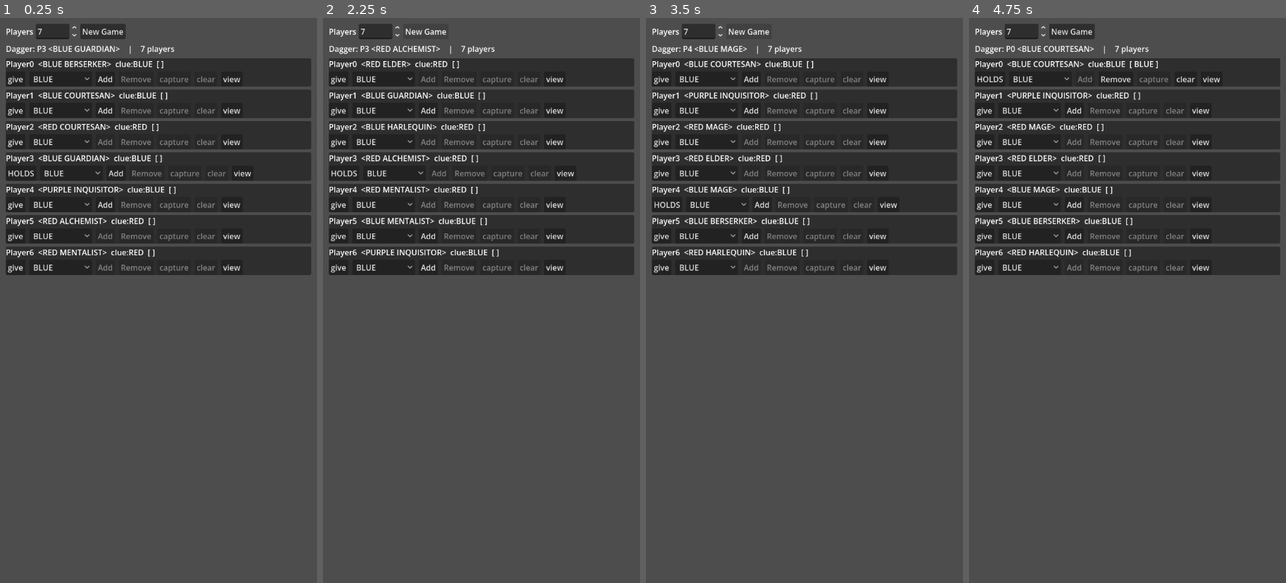
Above: before the commit, frames 1-4 (left to right).
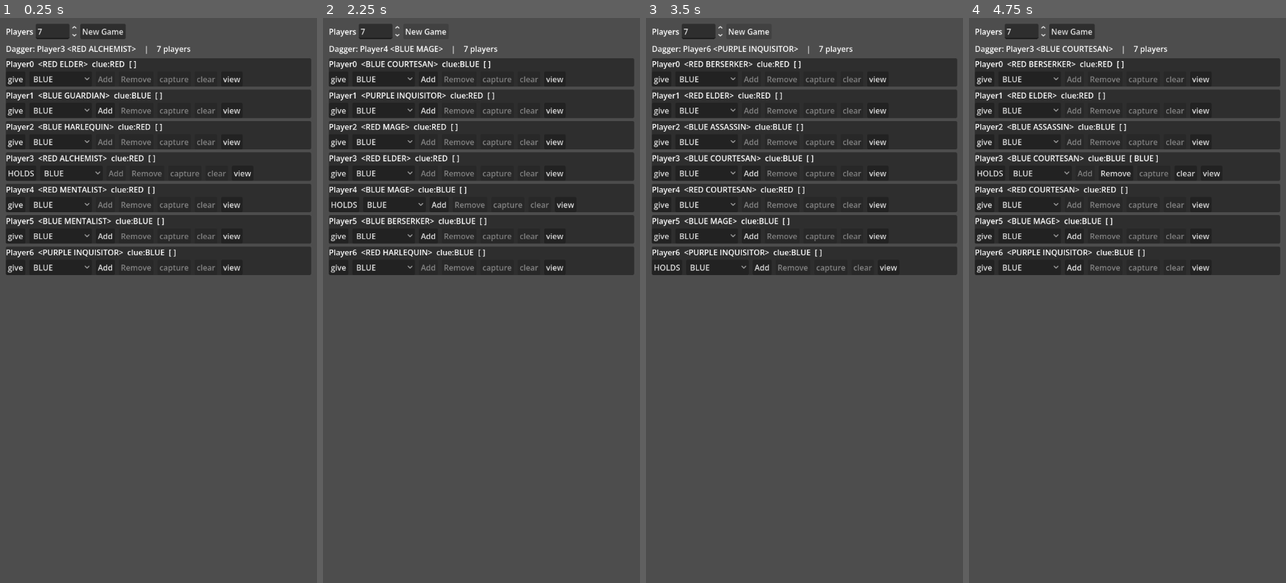
Above: after the commit, the same moments.

Repository: jdbecker/Stabby-Game
Game: Godot game, scene res://game.tscn
Same seed, same stepped clock (60 frames per second), same inputs: the game is played once before the commit and once after it.
Inputs:
- Up to frame 1 (0.25 s): no input
- Up to frame 2 (2.25 s): click "give" at 0.5 s; click "HOLDS" at 1.25 s; click "New Game" at 2 s
- Up to frame 3 (3.5 s): click "New Game" at 2.75 s
- Up to frame 4 (4.75 s): click "BLUE" at 3.5 s; click "Add" at 4.25 s

The runs differ from the first frame. In frame 1, 2.3% of the frame differs, in the area x 13-60%, y 4-45%; in frame 2, 2.8%; in frame 3, 3.0%; in frame 4, 3.1%, in the area x 2-80%, y 4-45%.

Commit message:
implement pass knife via prompt

Diff:
--- a/game.gd
+++ b/game.gd
@@ -64,14 +64,11 @@
 	BLUE_COURTESAN,
 ]
 
+@onready var dev_panel: DevPanel = $DevPanel
+
 var characters: Array[Character]
 var knife_holder: Character
 var last_wounded_character: Character
-var _dev_panel: DevPanel
-
-
-func _init(player_count: int = 7) -> void:
-	start_new_game(player_count)
 
 
 func start_new_game(player_count: int) -> void:
@@ -97,8 +94,7 @@
 		var character := characters[i]
 		character.name = "Player%s" % i
 
-	if _dev_panel != null:
-		_dev_panel.setup(characters, knife_holder)
+	dev_panel.setup(characters)
 	_update_dev_panel()
 
 	knife_holder = characters[randi() % characters.size()]
@@ -116,16 +112,16 @@
 
 
 func _ready() -> void:
-	_dev_panel = get_node_or_null("DevPanel")
-	if _dev_panel == null:
-		return
-	_dev_panel.new_game_requested.connect(start_new_game)
-	_dev_panel.give_dagger_requested.connect(set_knife_holder)
-	_dev_panel.add_wound_requested.connect(_on_add_wound_requested)
-	_dev_panel.remove_wound_requested.connect(remove_wound)
-	_dev_panel.capture_requested.connect(capture)
-	_dev_panel.clear_wounds_requested.connect(clear_wounds)
-	_dev_panel.setup(characters, knife_holder)
+	dev_panel.new_game_requested.connect(start_new_game)
+	dev_panel.pass_knife_requested.connect(set_knife_holder)
+	dev_panel.add_wound_requested.connect(_on_add_wound_requested)
+	dev_panel.remove_wound_requested.connect(remove_wound)
+	dev_panel.capture_requested.connect(capture)
+	dev_panel.clear_wounds_requested.connect(clear_wounds)
+
+	start_new_game(7)
+
+	dev_panel.setup(characters)
 
 
 func _on_add_wound_requested(character: Character, wound_type: CharacterStats.Wound) -> void:
@@ -209,8 +205,8 @@
 
 
 func _update_dev_panel() -> void:
-	if _dev_panel != null:
-		_dev_panel.update_state(knife_holder)
+	if dev_panel != null:
+		dev_panel.update_state()
 
 
 func clan_leader(clan: CharacterStats.Clan) -> Character:
--- a/game.tscn
+++ b/game.tscn
@@ -1,9 +1,9 @@
-[gd_scene load_steps=2 format=3]
+[gd_scene format=3 uid="uid://cip5a8em0dw4d"]
 
-[ext_resource type="Script" path="res://game.gd" id="1_game"]
-[ext_resource type="PackedScene" path="res://ui/dev_panel.tscn" id="2_dev_panel"]
+[ext_resource type="Script" uid="uid://dtu3lewel4s6o" path="res://game.gd" id="1_game"]
+[ext_resource type="PackedScene" uid="uid://dxne70xfkuepv" path="res://ui/dev_panel.tscn" id="2_dev_panel"]
 
-[node name="Game" type="Node"]
+[node name="Game" type="Node" unique_id=2103089058]
 script = ExtResource("1_game")
 
-[node name="DevPanel" parent="." instance=ExtResource("2_dev_panel")]
+[node name="DevPanel" parent="." unique_id=288138371 instance=ExtResource("2_dev_panel")]
--- a/ui/dev_panel.gd
+++ b/ui/dev_panel.gd
@@ -1,7 +1,7 @@
 class_name DevPanel
 extends Control
 
-signal give_dagger_requested(character: Character)
+signal pass_knife_requested(character: Character)
 signal add_wound_requested(character: Character, wound_type: CharacterStats.Wound)
 signal remove_wound_requested(character: Character, wound_type: CharacterStats.Wound)
 signal capture_requested(character: Character)
@@ -18,7 +18,6 @@
 @onready var _player_list: VBoxContainer = %PlayerList
 
 var _characters: Array[Character]
-var _knife_holder: Character
 var _views: Array[PlayerView]
 
 
@@ -39,31 +38,35 @@
 		add_child(view)
 		view.hide()
 		_views.append(view)
+
+		view.pass_knife_requested.connect(pass_knife_requested.emit)
+
 		var row: PlayerRow = PLAYER_ROW.instantiate()
 		_player_list.add_child(row)
 		row.setup(i, character)
-		row.give_dagger_requested.connect(give_dagger_requested.emit)
+		row.pass_knife_requested.connect(pass_knife_requested.emit)
 		row.add_wound_requested.connect(add_wound_requested.emit)
 		row.remove_wound_requested.connect(remove_wound_requested.emit)
 		row.capture_requested.connect(capture_requested.emit)
 		row.clear_wounds_requested.connect(clear_wounds_requested.emit)
 		row.view_requested.connect(func(_character) -> void: view.visible = true)
-	update_state(_knife_holder)
+	update_state()
 
 
-func setup(characters: Array[Character], knife_holder: Character) -> void:
+func setup(characters: Array[Character]) -> void:
 	_characters = characters
-	_knife_holder = knife_holder
 	_start_new_game()
 
 
-func update_state(knife_holder: Character) -> void:
-	_knife_holder = knife_holder
+func update_state() -> void:
 	for row: PlayerRow in _player_list.get_children():
-		row.refresh(knife_holder)
-	var holder_index := _characters.find(knife_holder)
-	_summary.text = "Dagger: P%d %s    |    %d players" % [
-		holder_index, str(knife_holder), _characters.size()
+		row.refresh()
+	var knife_holders := _characters.filter(func(c: Character) -> bool: return c.has_knife)
+	if not knife_holders:
+		return # game state not yet done initializing
+	var knife_holder := knife_holders.front() as Character
+	_summary.text = "Dagger: %s %s    |    %d players" % [
+		knife_holder.name, knife_holder, _characters.size()
 	]
 	for view: PlayerView in _views:
 		view.refresh()
--- a/ui/player_row.gd
+++ b/ui/player_row.gd
@@ -1,7 +1,7 @@
 class_name PlayerRow
 extends PanelContainer
 
-signal give_dagger_requested(character: Character)
+signal pass_knife_requested(character: Character)
 signal add_wound_requested(character: Character, wound_type: CharacterStats.Wound)
 signal remove_wound_requested(character: Character, wound_type: CharacterStats.Wound)
 signal capture_requested(character: Character)
@@ -25,7 +25,7 @@
 func setup(index: int, character: Character) -> void:
 	_index = index
 	_character = character
-	_give_dagger.pressed.connect(func() -> void: give_dagger_requested.emit(_character))
+	_give_dagger.pressed.connect(func() -> void: pass_knife_requested.emit(_character))
 	_add.pressed.connect(func() -> void: add_wound_requested.emit(_character, _selected_wound()))
 	_remove.pressed.connect(func() -> void: remove_wound_requested.emit(_character, _selected_wound()))
 	_capture.pressed.connect(func() -> void: capture_requested.emit(_character))
@@ -39,14 +39,14 @@
 	return _wound_type.get_selected_id() as CharacterStats.Wound
 
 
-func refresh(knife_holder: Character = null) -> void:
+func refresh() -> void:
 	var captured := _character.is_captured
 	var suffix := "  [CAPTURED]" if captured else ""
 	_info.text = "%s  %s  clue:%s%s" % [
 		_character.name, str(_character), CharacterStats.Clan.keys()[_character.clue_color], suffix
 	]
 	_wounds_label.text = _character.wounds_to_string(_character.wounds)
-	_give_dagger.text = "HOLDS" if _character == knife_holder else "give"
+	_give_dagger.text = "HOLDS" if _character.has_knife else "give"
 	_refresh_wound_controls()
 
 
--- a/ui/player_views/player_view.gd
+++ b/ui/player_views/player_view.gd
@@ -1,8 +1,8 @@
 class_name PlayerView
 extends Control
 
-signal request_stab(target: Character)
-signal request_pass_dagger(target: Character)
+signal stab_requested(target: Character)
+signal pass_knife_requested(target: Character)
 
 const CLAN_BLUE_ICON = preload("uid://crs81muwa6whu")
 const CLAN_RED_ICON = preload("uid://bufdewe0mkvel")
@@ -62,6 +62,8 @@
 
 
 func refresh() -> void:
+	if prompts.is_empty() and current_character.has_knife:
+		add_knife_action_prompt()
 	if not prompts.is_empty():
 		prompts.front().visible = true
 	for character: CharacterRowUI in game_characters_list.get_children():
@@ -70,16 +72,16 @@
 
 func add_knife_action_prompt() -> void:
 	var prompt := PROMPT.instantiate() as Prompt
+	_add_prompt(prompt)
 	prompt.knife_action(all_characters)
-	prompt.request_pass_knife.connect(func(target: Character) -> void: request_pass_dagger.emit(target))
-	prompt.request_stab.connect(func(target: Character) -> void: request_stab.emit(target))
-	_add_prompt(prompt)
+	prompt.pass_knife_requested.connect(func(target: Character) -> void: pass_knife_requested.emit(target))
+	prompt.stab_requested.connect(func(target: Character) -> void: stab_requested.emit(target))
 
 
 func add_someone_else_was_stabbed_prompt(stabber: Character, stabbee: Character) -> void:
 	var prompt := PROMPT.instantiate() as Prompt
+	_add_prompt(prompt)
 	prompt.someone_else_was_stabbed(stabber, stabbee)
-	_add_prompt(prompt)
 
 
 func _add_prompt(prompt: Prompt) -> void:
--- a/ui/player_views/prompt.gd
+++ b/ui/player_views/prompt.gd
@@ -2,8 +2,8 @@
 extends Control
 
 signal request_deletion
-signal request_stab(stabbee: Character)
-signal request_pass_knife(recipient: Character)
+signal stab_requested(stabbee: Character)
+signal pass_knife_requested(recipient: Character)
 
 const KNIFE_PROMPT_ROW = preload("uid://daprn3q5pgqys")
 const WOUND_PROMPT_ROW = preload("uid://dgkoag5ccp6ap")
@@ -20,10 +20,12 @@
 
 func _ready() -> void:
 	show_hide_button.pressed.connect(_toggle_visibility)
-	confirm_button.pressed.emit(request_deletion)
+	confirm_button.pressed.connect(request_deletion.emit)
 
 
 func knife_action(characters: Array[Character]) -> void:
+	if not is_node_ready():
+		await ready
 	title_label.text = "You have the knife."
 	details_label.text = "What would you like to do with it?"
 	for character in characters:
@@ -32,11 +34,11 @@
 			knife_prompt_row.character = character
 			knife_prompt_row.stab_requested.connect(func() -> void:
 				request_deletion.emit()
-				request_stab.emit(character)
+				stab_requested.emit(character)
 			)
 			knife_prompt_row.pass_requested.connect(func() -> void:
 				request_deletion.emit()
-				request_pass_knife.emit(character)
+				pass_knife_requested.emit(character)
 			)
 			prompt_elements.add_child(knife_prompt_row)
 
